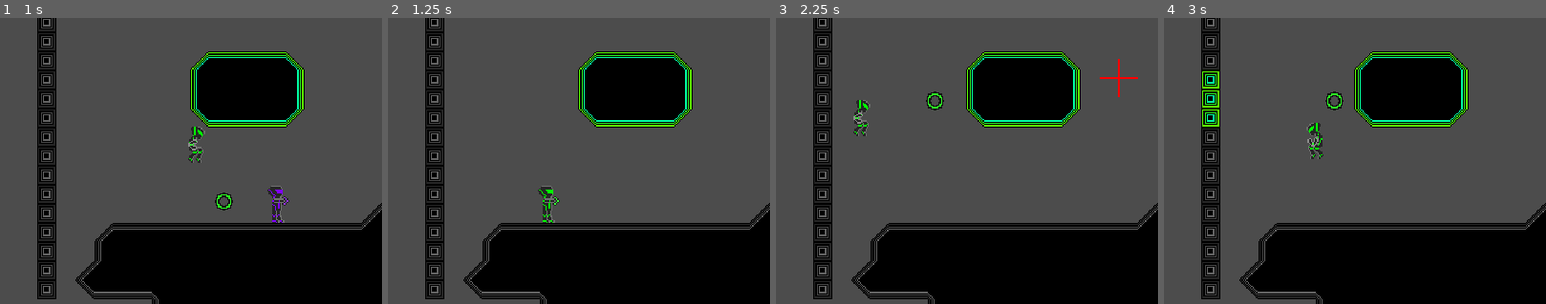
Above: before the commit, frames 1-4 (left to right).
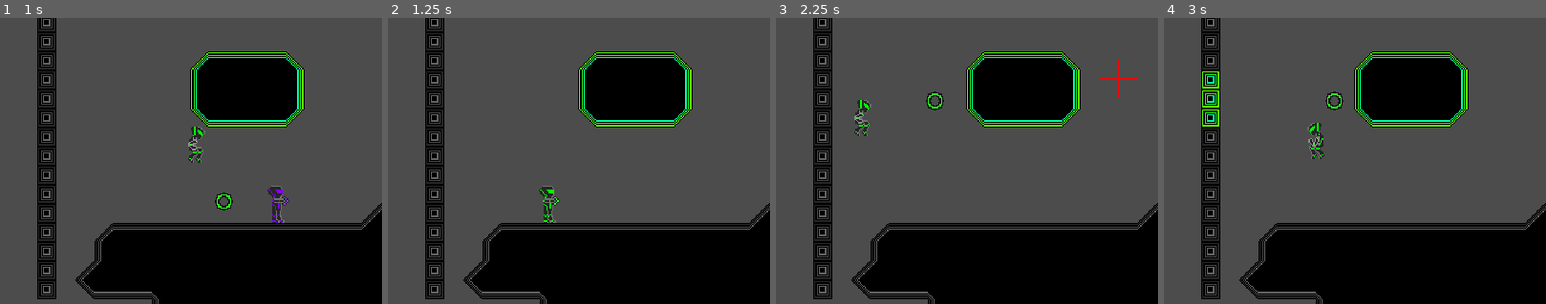
Above: after the commit, the same moments.

Repository: emmawithanE/Frisbee
Game: Godot game, scene res://scenes/World.tscn
Same seed, same stepped clock (60 frames per second), same inputs: the game is played once before the commit and once after it.
Inputs (mouse positions are % of the whole screen's width and height, from its top left):
- Up to frame 1 (1 s): move the mouse to (72, 45) at 0.52 s; hold Right (ui_right) from 0.53 s (still down); click (72, 45) at 0.6 s; tap Space (jump) at 0.77 s
- Up to frame 2 (1.25 s): keep holding Right (ui_right)
- Up to frame 3 (2.25 s): move the mouse to (30, 55) at 1.27 s; release Right (ui_right) at 1.28 s; hold Down (ui_down) 1.28-2.03 s; tap R (dash) at 1.35 s; tap Space (jump) at 1.52 s; move the mouse to (60, 28) at 2.02 s; hold Right (ui_right) from 2.03 s (still down); click (60, 28) at 2.1 s
- Up to frame 4 (3 s): move the mouse to (45, 70) at 2.77 s; release Right (ui_right) at 2.78 s; hold Up (ui_up) from 2.78 s (still down); tap R (dash) at 2.85 s
The pictures show only the part of the screen within x 15-65%, y 18-68%; the shares and areas given below are measured in that part.

Frame 1 is identical in both runs. In frame 2, 0.2% of the frame differs, in the area x 39-44%, y 58-72%; in frame 3, 0.2%; in frame 4, 0.2%, in the area x 37-42%, y 36-50%.

Commit message:
Change player to capsule collision

Diff:
--- a/scenes/Player.tscn
+++ b/scenes/Player.tscn
@@ -5,8 +5,8 @@
 [ext_resource path="res://sprites/arm.png" type="Texture" id=3]
 [ext_resource path="res://scenes/Shot.tscn" type="PackedScene" id=4]
 
-[sub_resource type="RectangleShape2D" id=1]
-extents = Vector2( 7, 16 )
+[sub_resource type="CapsuleShape2D" id=1]
+radius = 6.0
 
 [node name="Player" type="KinematicBody2D"]
 collision_layer = 12
